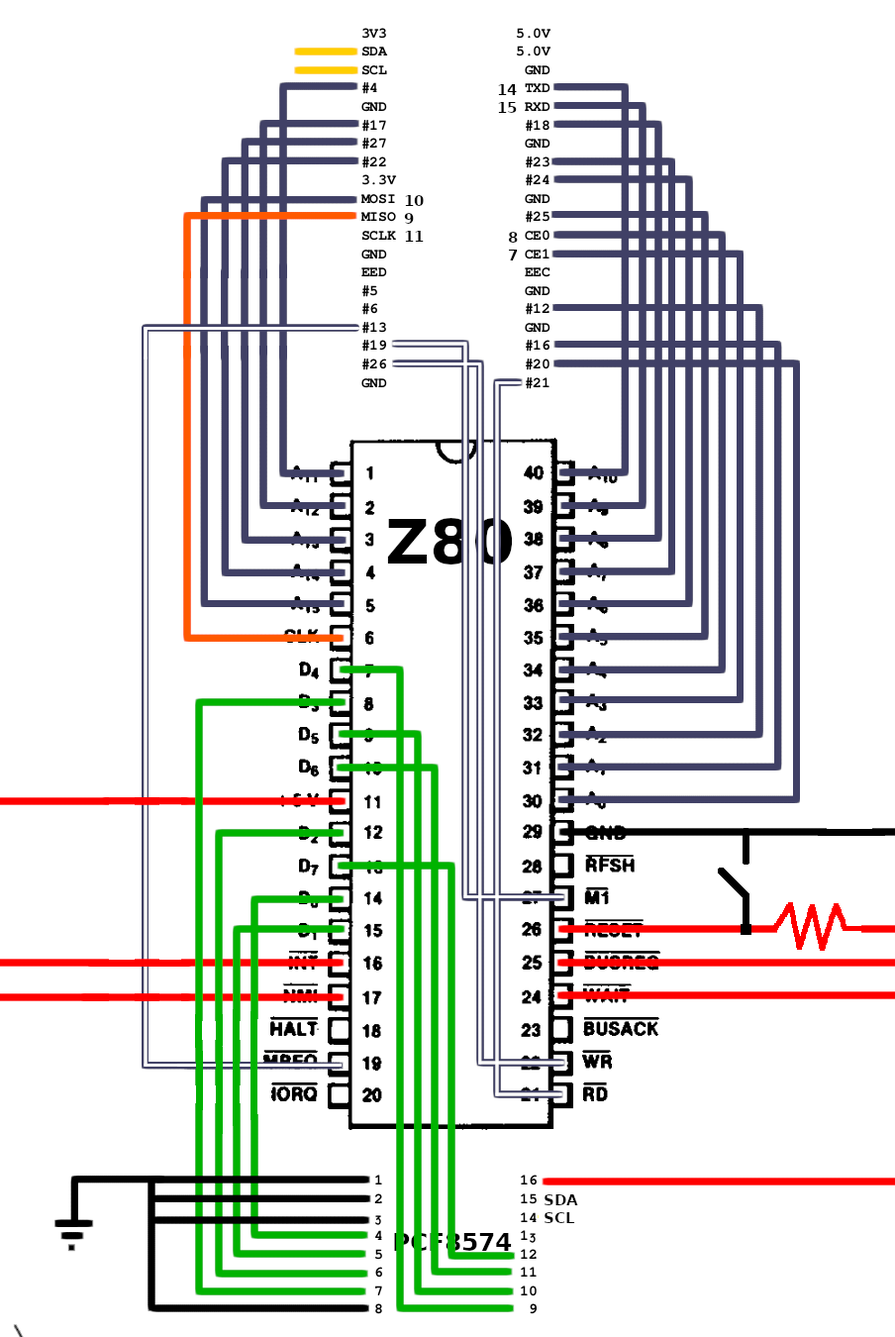
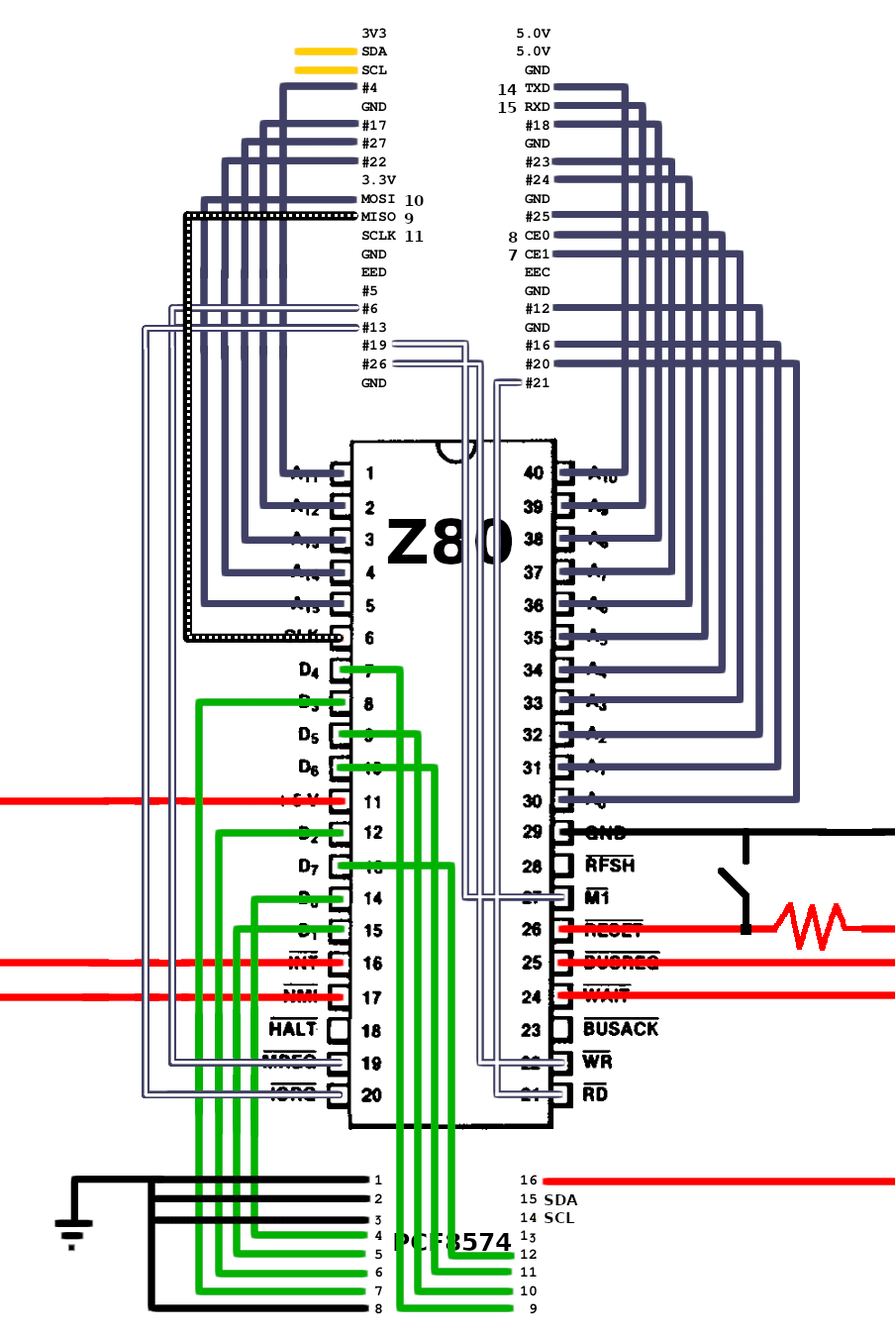
Revision of a layered 895x1337 image; what changed, layer by layer:
painted on "wiringZ80.png" over [12, 210, 367, 1337]
